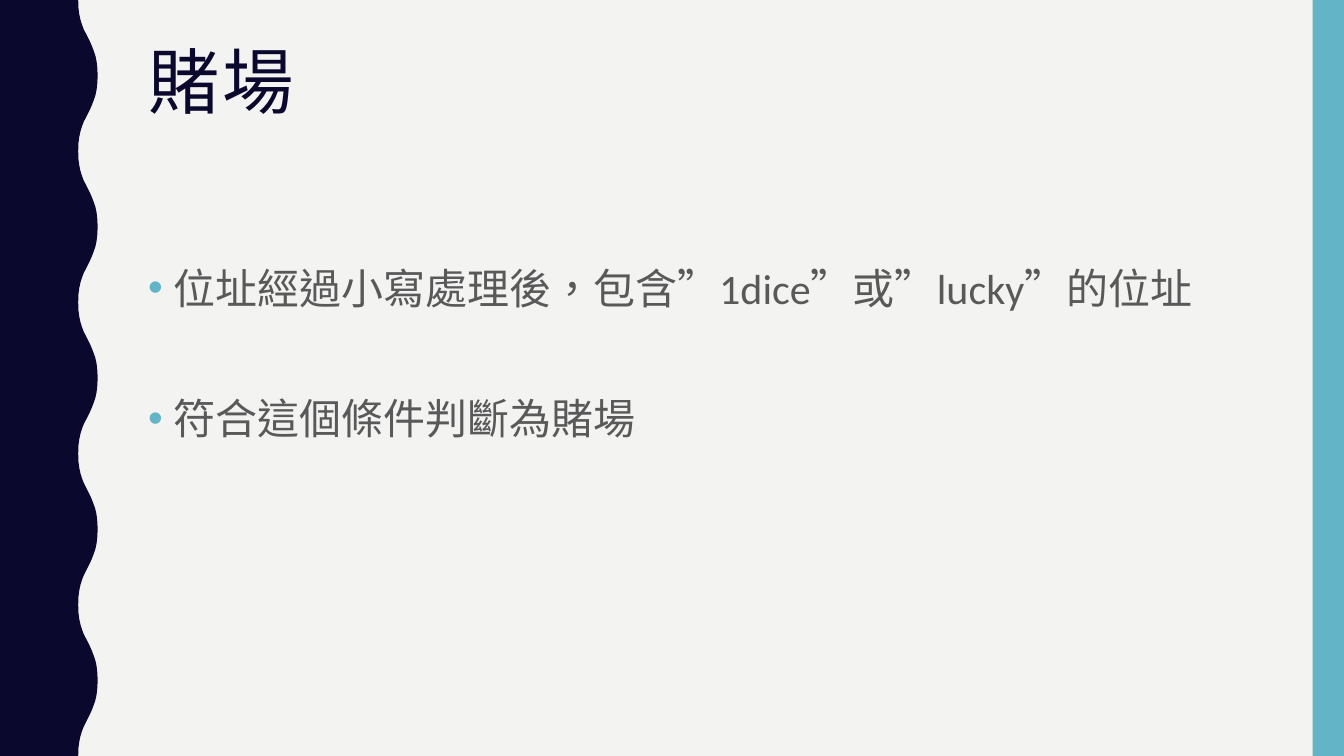
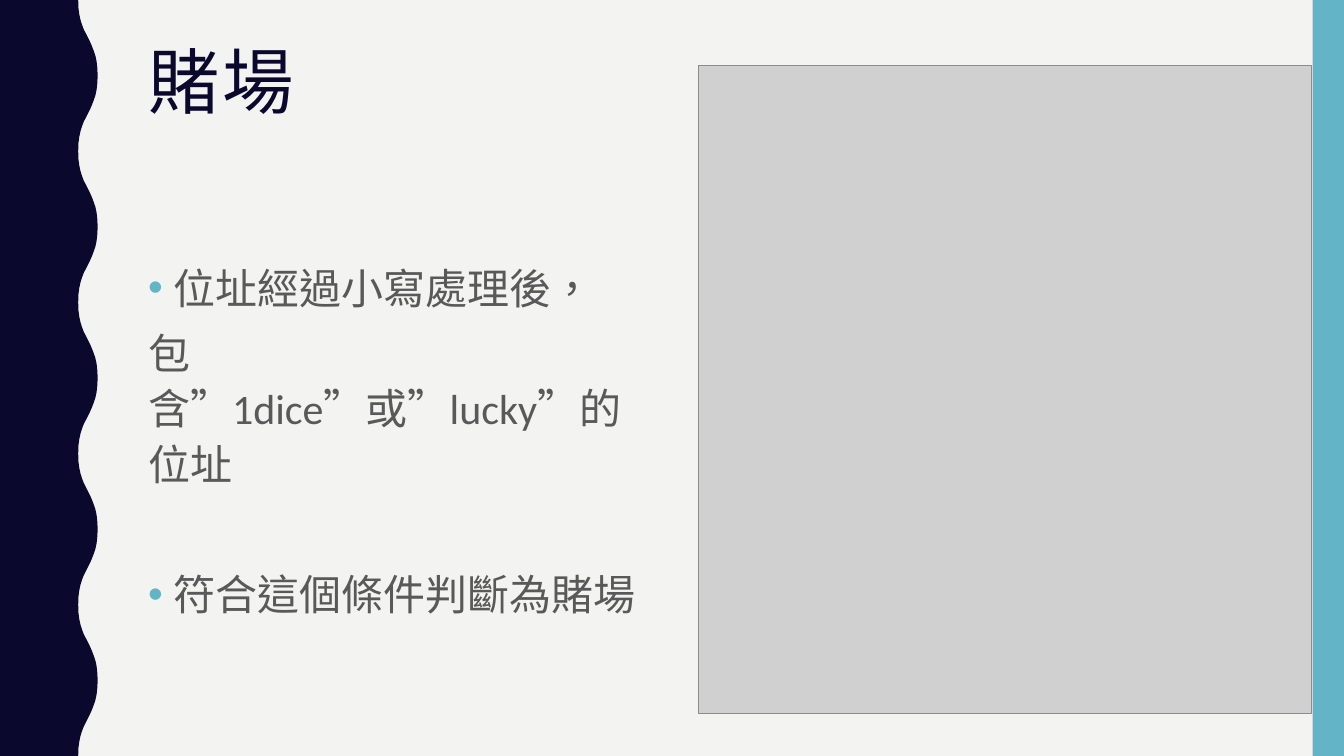
Before and after one commit to Aurako/NCCU2018_distributed-systems_group6, a slide deck: slide 10 of finalproject.pptx (slide 12 before the commit). Drawn at 1344x756 pixels with LibreOffice and Linux fonts; fonts in the diff are those of the drawing; grey boxes stand for pictures. Boxes give left, top, right and bottom in pixels: in the first picture for what was removed or moved away, otherwise in the second. Text is boxed around its words. In the diff, an @@ line names an element or a change of style, - is before the commit and + after.

```diff
--- a/finalproject.pptx
+++ b/finalproject.pptx
@@ picture added at box(699, 66, 1312, 714) @@
@@ text at box(148, 268, 621, 484): text changed @@
-• 位址經過小寫處理後，包含”1dice”或”lucky”的位址
+• 位址經過小寫處理後，
+包含”1dice”或”lucky”的位址
```
Also in this commit, not shown: 5 other slides changed, 2 slides added, 1 slide removed, 1 other file.
